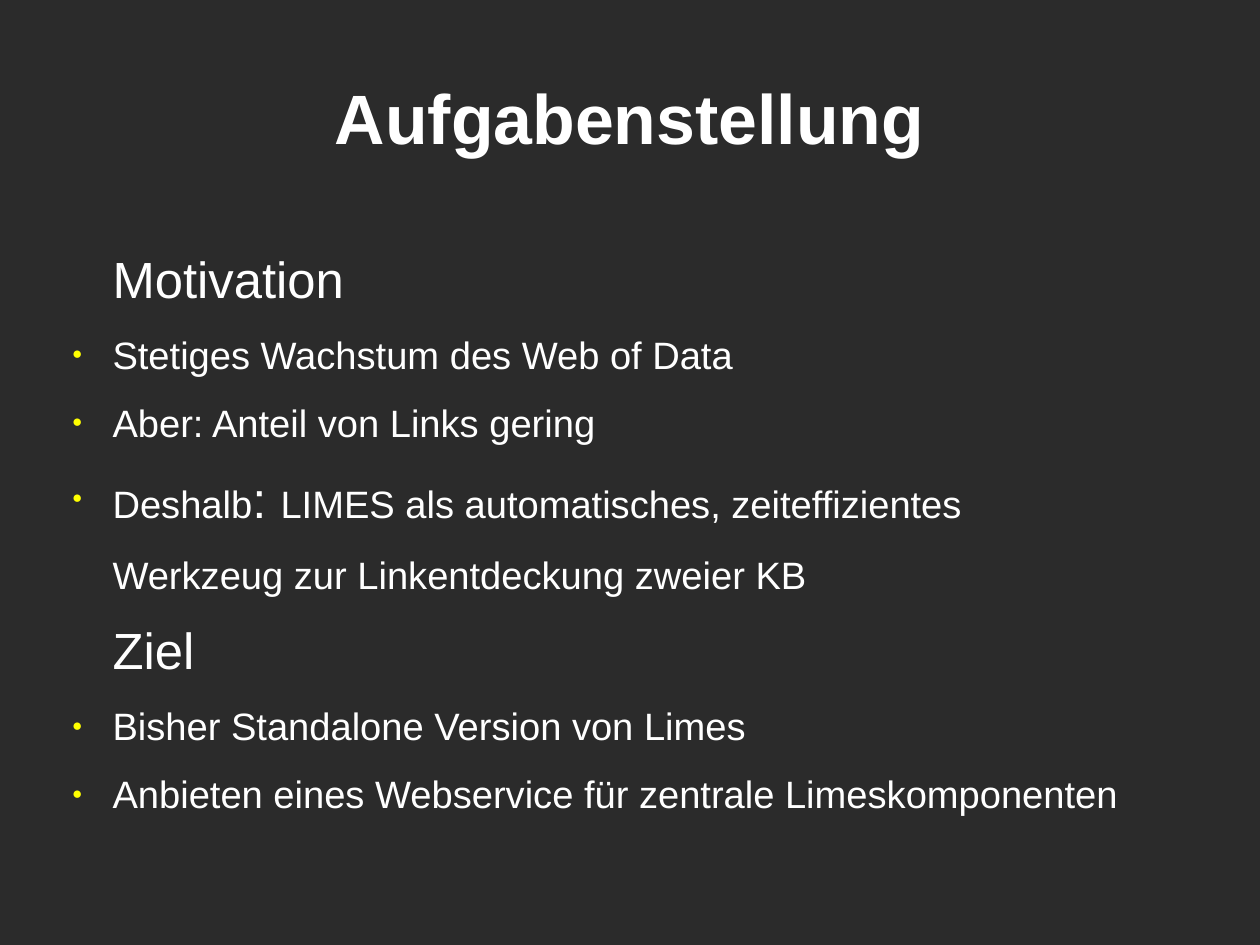
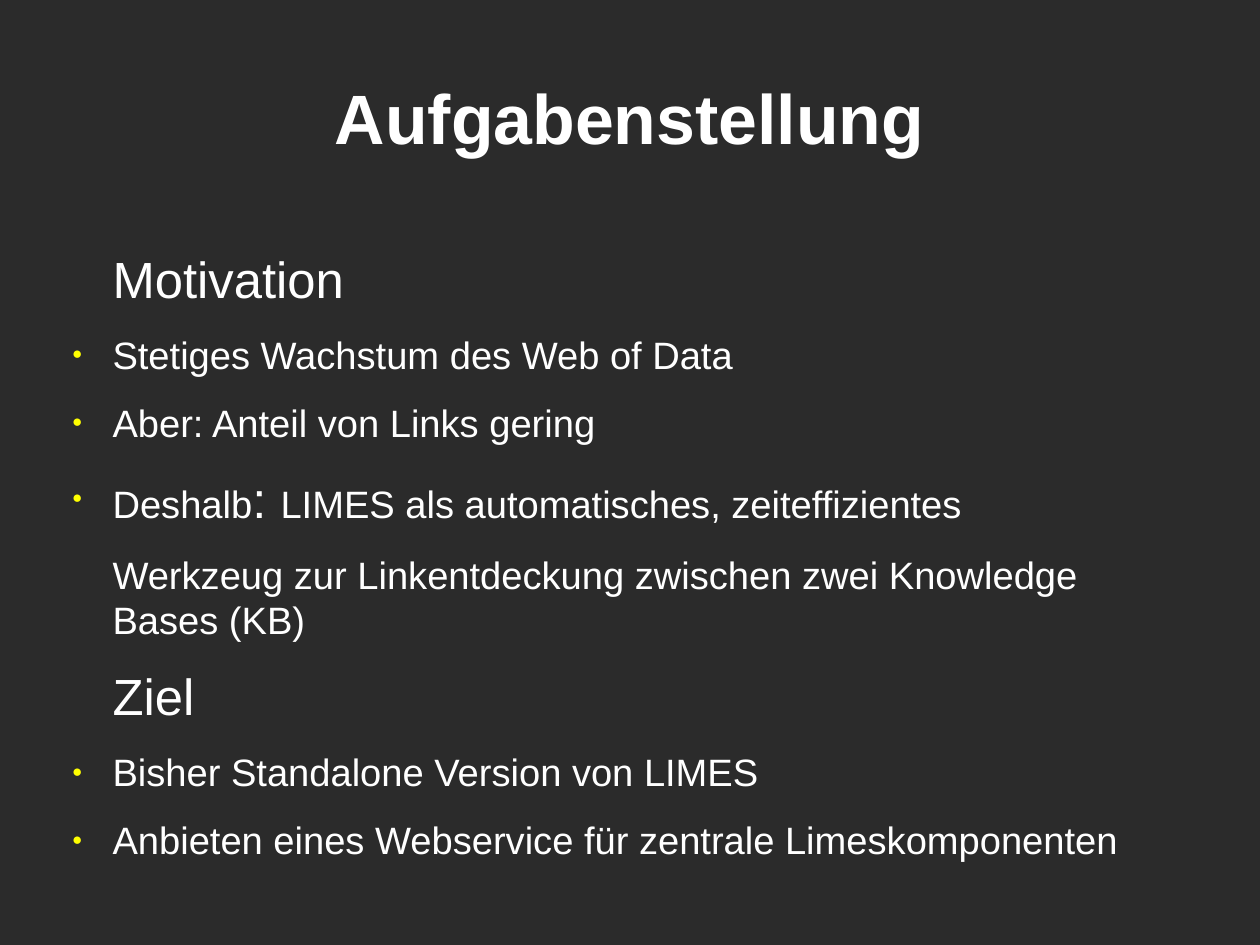
Before and after one commit to KLyko/LimesWebService, a slide deck: slide 3 of doc/overview_08-05-12/presentation.odp. Drawn at 1260x945 pixels with LibreOffice and Linux fonts; fonts in the diff are those of the drawing; background and template pictures are left out; a plain dark background stands for a picture behind light text. Boxes give left, top, right and bottom in pixels: in the first picture for what was removed or moved away, otherwise in the second. Text is boxed around its words. In the diff, an @@ line names an element or a change of style, - is before the commit and + after.

Commit message:
Dokumentation: Abkürz WB einführen 1 Typo

```diff
--- a/doc/overview_08-05-12/presentation.odp
+++ b/doc/overview_08-05-12/presentation.odp
@@ text at [113, 561, 1077, 642]: text changed @@
-Werkzeug zur Linkentdeckung zweier KB
+Werkzeug zur Linkentdeckung zwischen zwei Knowledge Bases (KB)
@@ text at [113, 758, 758, 787]: text changed @@
-● Bisher Standalone Version von Limes
+● Bisher Standalone Version von LIMES
```
Also in this commit, not shown: 2 other slides changed.
